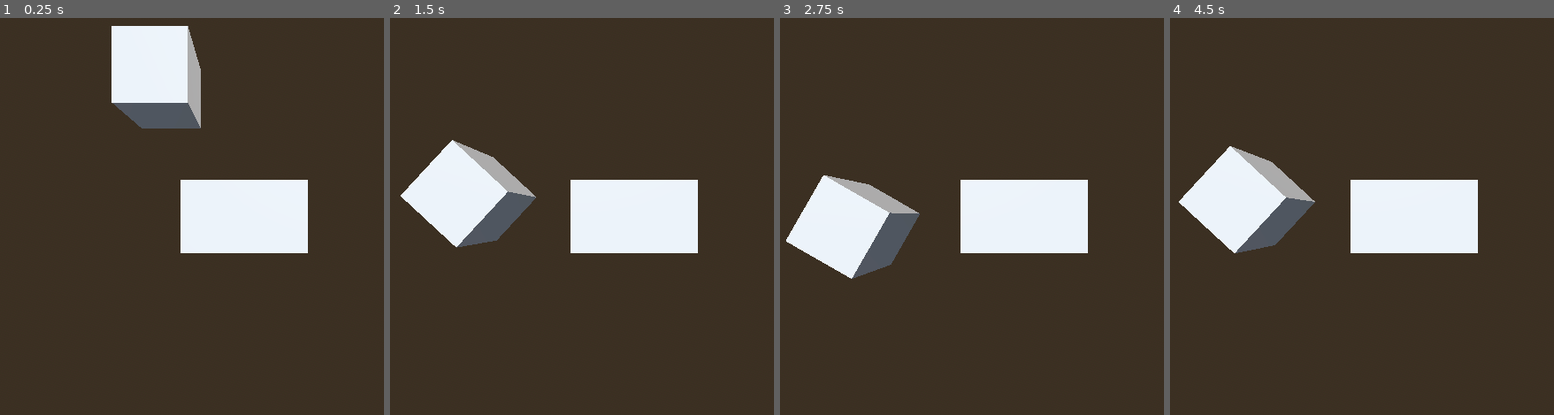
Above: before the commit, frames 1-4 (left to right).
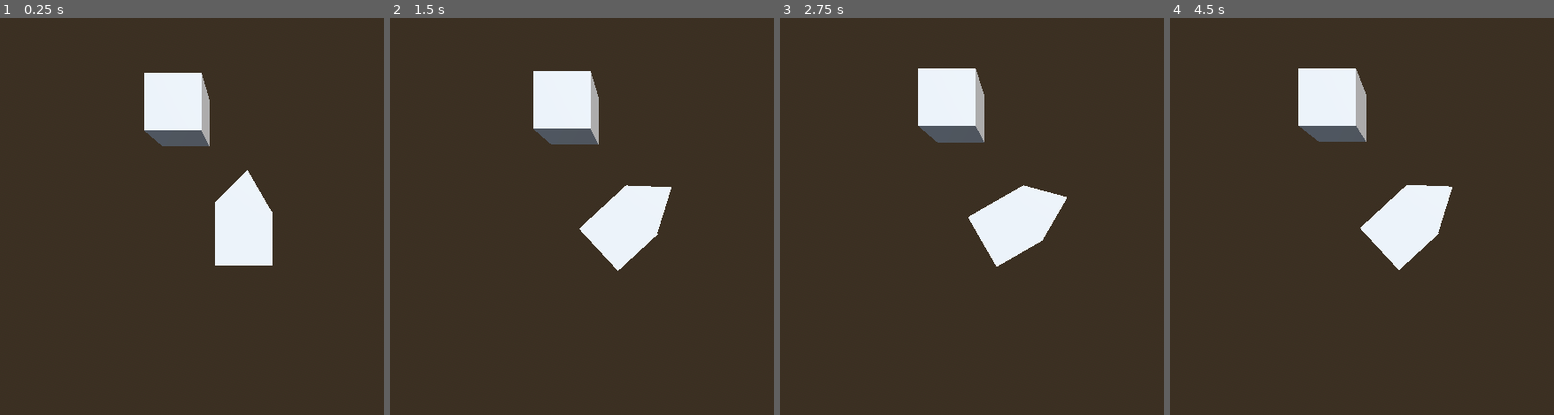
Above: after the commit, the same moments.

Repository: TheiaB/propaganda-asteroids
Game: Godot game, scene res://game.tscn
Same seed, same stepped clock (60 frames per second), same inputs: the game is played once before the commit and once after it.
Inputs:
- Up to frame 1 (0.25 s): no input
- Up to frame 2 (1.5 s): tap Enter at 0.5 s; hold D (right) 0.53-1.28 s; tap S (break) at 0.6 s; tap W (gas) at 0.8, 1.35 s; hold A (left) from 1.28 s (still down)
- Up to frame 3 (2.75 s): tap S (break) at 1.55, 2.1 s; release A (left) at 2.03 s; hold D (right) from 2.03 s (still down); tap W (gas) at 2.3 s
- Up to frame 4 (4.5 s): tap W (gas) at 2.85, 3.8, 4.35 s; tap S (break) at 3.05, 3.6 s; release D (right) at 3.53 s; hold A (left) from 3.53 s (still down)

The runs differ from the first frame. In frame 1, 9.9% of the frame differs, in the area x 29-81%, y 2-63%; in frame 2, 12%; in frame 3, 12%; in frame 4, 12%, in the area x 2-81%, y 12-64%.

Commit message:
movement refined

Diff:
--- a/game.tscn
+++ b/game.tscn
@@ -1,6 +1,7 @@
-[gd_scene load_steps=5 format=3 uid="uid://cnotxnjbhrj4a"]
+[gd_scene load_steps=7 format=3 uid="uid://cnotxnjbhrj4a"]
 
 [ext_resource type="PackedScene" uid="uid://boprrp0xswaga" path="res://scenes/ship.tscn" id="1_80nbo"]
+[ext_resource type="Script" uid="uid://c3nebth5qx3wg" path="res://scripts/camera_3d.gd" id="1_e2o6t"]
 
 [sub_resource type="ProceduralSkyMaterial" id="ProceduralSkyMaterial_80nbo"]
 sky_horizon_color = Color(0.662243, 0.671743, 0.686743, 1)
@@ -15,7 +16,15 @@
 tonemap_mode = 2
 glow_enabled = true
 
+[sub_resource type="BoxShape3D" id="BoxShape3D_e2o6t"]
+
 [node name="Game" type="Node3D"]
+
+[node name="Camera3D" type="Camera3D" parent="." node_paths=PackedStringArray("follow_target")]
+transform = Transform3D(1, 0, 0, 0, -4.37114e-08, 1, 0, -1, -4.37114e-08, 0, 5, 0)
+script = ExtResource("1_e2o6t")
+follow_target = NodePath("../Ship")
+smooth_speed = 3.5
 
 [node name="DirectionalLight3D" type="DirectionalLight3D" parent="."]
 transform = Transform3D(-0.866023, -0.433016, 0.250001, 0, 0.499998, 0.866027, -0.500003, 0.749999, -0.43301, 2.12011, 5.03893, -4.67931)
@@ -25,6 +34,12 @@
 environment = SubResource("Environment_feb5d")
 
 [node name="Ship" parent="." instance=ExtResource("1_80nbo")]
+unique_name_in_owner = true
 
-[node name="CSGBox3D" type="CSGBox3D" parent="."]
+[node name="StaticBody3D" type="StaticBody3D" parent="."]
 transform = Transform3D(1, 0, 0, 0, 1, 0, 0, 0, 1, -1.23259, 0, -1.99563)
+
+[node name="CSGBox3D" type="CSGBox3D" parent="StaticBody3D"]
+
+[node name="CollisionShape3D" type="CollisionShape3D" parent="StaticBody3D"]
+shape = SubResource("BoxShape3D_e2o6t")
--- a/scenes/ship.tscn
+++ b/scenes/ship.tscn
@@ -1,23 +1,27 @@
 [gd_scene load_steps=3 format=3 uid="uid://boprrp0xswaga"]
 
-[ext_resource type="Script" uid="uid://hkqj0skdm5x6" path="res://scenes/ship_controller.gd" id="1_q631a"]
+[ext_resource type="Script" uid="uid://bbduxt1lb18ne" path="res://scripts/ship.gd" id="1_2gnfn"]
 
-[sub_resource type="BoxShape3D" id="BoxShape3D_03b2l"]
-size = Vector3(1.71802, 0.456177, 1)
+[sub_resource type="CapsuleShape3D" id="CapsuleShape3D_q631a"]
+height = 1.11408
 
-[node name="Ship" type="Node3D"]
+[node name="Ship" type="CharacterBody3D"]
+script = ExtResource("1_2gnfn")
 
-[node name="CSGBox3D" type="CharacterBody3D" parent="."]
-transform = Transform3D(1, 0, 0, 0, 1, 0, 0, 0, 1, -0.00168991, -0.10611, 0)
-script = ExtResource("1_q631a")
+[node name="CollisionShape3D" type="CollisionShape3D" parent="."]
+transform = Transform3D(-4.37114e-08, 0, 1, -0.999665, -0.025863, -4.36968e-08, 0.025863, -0.999665, 1.13051e-09, 0, 0, 0)
+shape = SubResource("CapsuleShape3D_q631a")
 
-[node name="CollisionShape3D" type="CollisionShape3D" parent="CSGBox3D"]
-transform = Transform3D(1, 0, 0, 0, 1, 0, 0, 0, 1, 0.0124817, 0.039126, 0)
-shape = SubResource("BoxShape3D_03b2l")
-
-[node name="CSGBox3D" type="CSGBox3D" parent="CSGBox3D"]
-transform = Transform3D(1, 0, 0, 0, 1, 0, 0, 0, 1, 0.00708008, 0, 0)
+[node name="CSGBox3D2" type="CSGBox3D" parent="."]
+transform = Transform3D(-4.37114e-08, 0, 1, 0, 1, 0, -1, 0, -4.37114e-08, 0, 0, 0)
 size = Vector3(1.71826, 1, 1)
 
-[node name="Camera3D" type="Camera3D" parent="CSGBox3D"]
-transform = Transform3D(1, 0, 0, 0, -4.37114e-08, 1, 0, -1, -4.37114e-08, 0, 4, 0)
+[node name="CSGBox3D2" type="CSGBox3D" parent="CSGBox3D2"]
+transform = Transform3D(-0.501206, 0, 0.865322, 0, 1, 0, -0.865322, 0, -0.501206, 1.09124, 0, 0.478989)
+operation = 2
+size = Vector3(1, 1, 1.75757)
+
+[node name="CSGBox3D" type="CSGBox3D" parent="CSGBox3D2"]
+transform = Transform3D(0.707105, 0, 0.707105, 0, 1, 0, -0.707105, 0, 0.707105, 0.76285, 0, -0.695863)
+operation = 2
+size = Vector3(1, 1, 1.75757)
--- a/scenes/ship_controller.gd
+++ /dev/null
@@ -1,26 +0,0 @@
-extends CharacterBody3D
-
-@export var ACCELERATION := 0.5
-@export var MAX_SPEED := 10.0
-@export var ROTATION_SPEED := 1.5
-
-func _physics_process(delta):
-	# Handle rotation
-	if Input.is_action_pressed("left"):
-		rotate_y(ROTATION_SPEED * delta)
-	if Input.is_action_pressed("right"):
-		rotate_y(-ROTATION_SPEED * delta)
-
-	# Handle forward/backward input
-	var input_z := Input.get_axis("break", "gas")  # "gas" is forward
-	var direction := Vector3(0, 0, -input_z)
-
-	# Transform local direction to global
-	direction = global_transform.basis * direction
-	direction.y = 0  # prevent upward/downward movement
-
-	# Accelerate towards the desired velocity
-	velocity = velocity.move_toward(direction.normalized() * MAX_SPEED, ACCELERATION)
-
-	# Move the character
-	move_and_slide()
--- /dev/null
+++ b/scripts/camera_3d.gd
@@ -0,0 +1,14 @@
+extends Camera3D
+
+@export var follow_target: Node3D
+
+@export var offset: Vector3 = Vector3(0, $".".position.y, 0)
+@export var smooth_speed: float = 5.0
+
+func _process(delta: float) -> void:
+	if follow_target:
+		var target_pos = follow_target.global_transform.origin + offset
+		var current_pos = global_transform.origin
+		global_transform.origin = current_pos.lerp(target_pos, smooth_speed * delta)
+	#position.z = ship.position.z
+	#position.x = ship.position.x
--- /dev/null
+++ b/scripts/ship.gd
@@ -0,0 +1,26 @@
+extends CharacterBody3D
+
+@export var ACCELERATION := 2.0
+@export var DECELERATION := 0.0
+@export var MAX_SPEED := 5.0
+@export var ROTATION_SPEED := 1.5
+
+#TODO: Variablesa
+# MIN_SPEED_THRESHOLD
+
+func _physics_process(delta):
+	if Input.is_action_pressed("left"):
+		rotate_y(ROTATION_SPEED * delta)
+	if Input.is_action_pressed("right"):
+		rotate_y(-ROTATION_SPEED * delta)
+
+	var input_vector = Vector3(0, 0, -Input.get_axis("break", "gas"))
+
+	if input_vector != Vector3.ZERO:
+		input_vector = input_vector.normalized()
+		var direction = (global_transform.basis * input_vector)
+		velocity = velocity.move_toward(direction * MAX_SPEED, ACCELERATION * delta)
+	else:
+		velocity = velocity.move_toward(Vector3.ZERO, DECELERATION * delta)
+
+	move_and_slide()
Not shown, removed: scenes/ship_controller.gd.uid
Not shown, added: scripts/camera_3d.gd.uid
Not shown, added: scripts/ship.gd.uid
